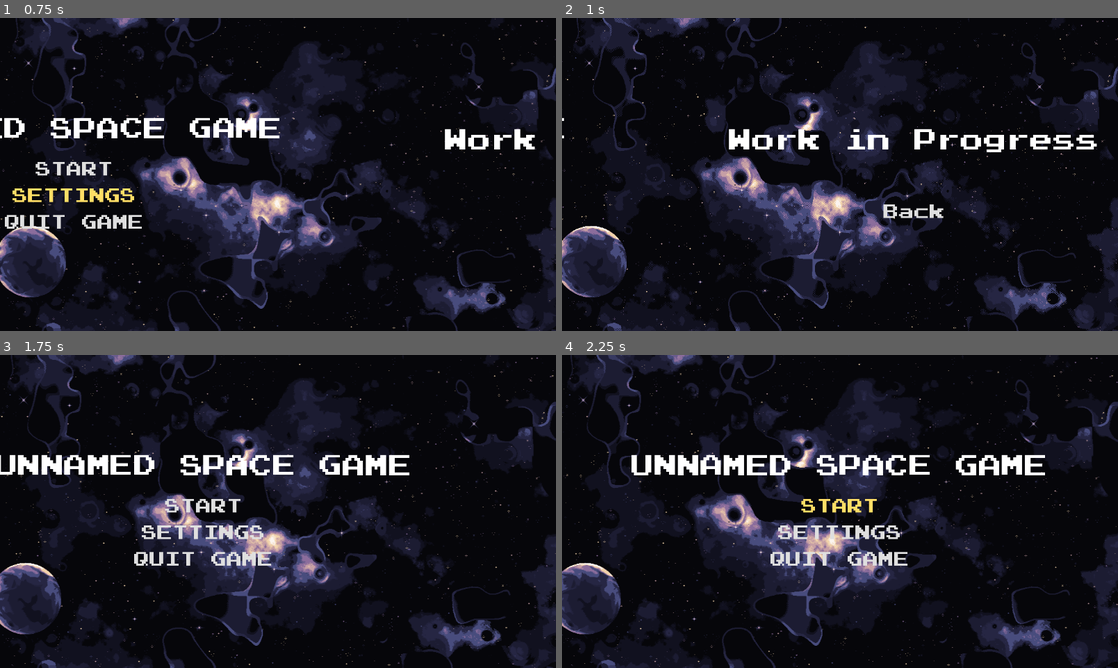
Above: before the commit, frames 1-4 (two rows, left to right).
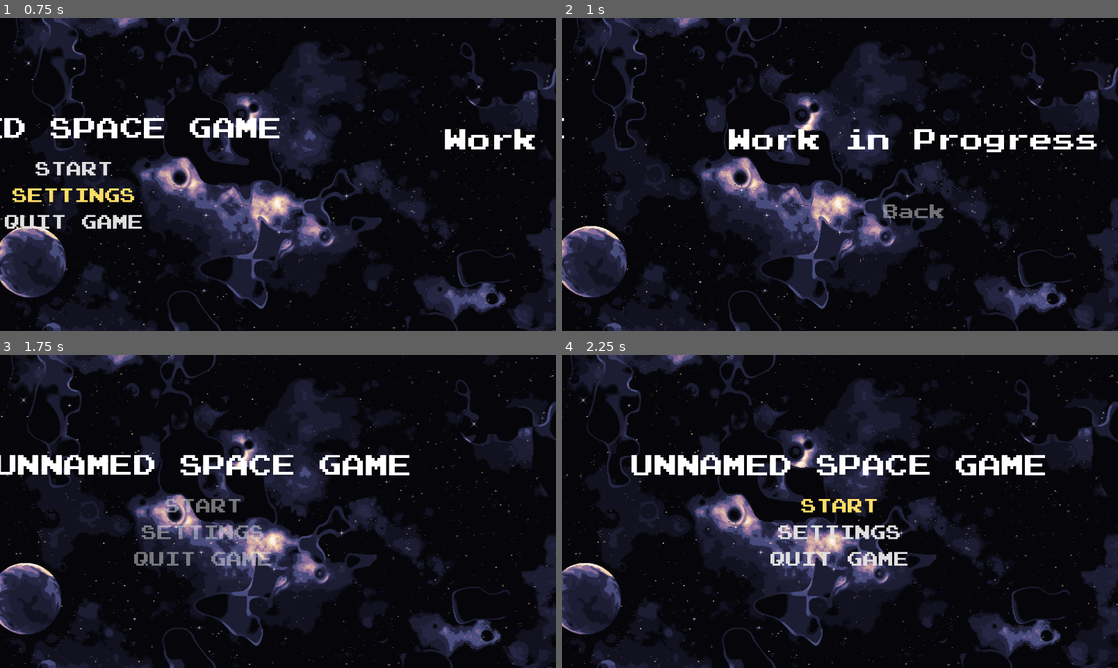
Above: after the commit, the same moments.

Repository: CS196Illinois/Group30-FA23
Game: Godot game, scene res://Scenes/menu.tscn
The game is run twice, just before and just after one commit, with the same random seed, the same clock (stepped at 60 frames per second) and the same inputs.
Inputs:
- Up to frame 1 (0.75 s): click "SETTINGS" at 0.5 s
- Up to frame 2 (1 s): no input
- Up to frame 3 (1.75 s): click "Back" at 1.25 s
- Up to frame 4 (2.25 s): click "START" at 2 s

Frame 1 is identical in both runs. In frame 2, 0.3% of the frame differs, in the area x 57-69%, y 59-64%; in frame 3, 1.3%, in the area x 24-49%, y 46-68%; in frame 4, nothing differs.

Commit message:
Menu Updates
Bug-Fixes and Temporary SFX / BGM

Diff:
--- a/Project/Scenes/menu.tscn
+++ b/Project/Scenes/menu.tscn
@@ -1,10 +1,11 @@
-[gd_scene load_steps=10 format=3 uid="uid://cgb23c7lbjt27"]
+[gd_scene load_steps=11 format=3 uid="uid://cgb23c7lbjt27"]
 
 [ext_resource type="Script" path="res://Scripts/menuroot.gd" id="1_p8w5k"]
 [ext_resource type="FontFile" uid="uid://dmfk1ewsy5bpq" path="res://Resources/PressStart2P.ttf" id="1_py7nv"]
 [ext_resource type="Script" path="res://Scripts/background.gd" id="3_fkact"]
 [ext_resource type="Texture2D" uid="uid://bfuwuxxos1u7o" path="res://Resources/menubackground.png" id="3_mmmgp"]
 [ext_resource type="AudioStream" uid="uid://bqkfvlw7vdf8c" path="res://Resources/button-124476.mp3" id="4_50l2j"]
+[ext_resource type="AudioStream" uid="uid://bkosfatqxpobs" path="res://Resources/05 - ziki_7 - Lunatic Red Eyes.mp3" id="6_cqviq"]
 
 [sub_resource type="StyleBoxEmpty" id="StyleBoxEmpty_t8dlw"]
 
@@ -101,6 +102,62 @@
 theme_override_styles/disabled = SubResource("StyleBoxEmpty_uprb6")
 theme_override_styles/focus = SubResource("StyleBoxEmpty_uprb6")
 text = "QUIT GAME"
+
+[node name="confirmation" type="CenterContainer" parent="menuroot/mainmenu"]
+visible = false
+layout_mode = 2
+
+[node name="vertical" type="VBoxContainer" parent="menuroot/mainmenu/confirmation"]
+layout_mode = 2
+
+[node name="label" type="RichTextLabel" parent="menuroot/mainmenu/confirmation/vertical"]
+layout_mode = 2
+theme_override_fonts/normal_font = ExtResource("1_py7nv")
+theme_override_font_sizes/normal_font_size = 48
+bbcode_enabled = true
+text = "[shake]ARE YOU SURE?"
+fit_content = true
+autowrap_mode = 0
+
+[node name="HSeparator" type="HSeparator" parent="menuroot/mainmenu/confirmation/vertical"]
+modulate = Color(1, 1, 1, 0)
+custom_minimum_size = Vector2(0, 100)
+layout_mode = 2
+
+[node name="horizontal" type="HBoxContainer" parent="menuroot/mainmenu/confirmation/vertical"]
+layout_mode = 2
+size_flags_horizontal = 4
+
+[node name="yes" type="Button" parent="menuroot/mainmenu/confirmation/vertical/horizontal"]
+layout_mode = 2
+theme_override_colors/font_pressed_color = Color(0.701961, 0.917647, 1, 1)
+theme_override_colors/font_hover_color = Color(1, 0.870588, 0.4, 1)
+theme_override_fonts/font = ExtResource("1_py7nv")
+theme_override_font_sizes/font_size = 32
+theme_override_styles/normal = SubResource("StyleBoxEmpty_t8dlw")
+theme_override_styles/hover = SubResource("StyleBoxEmpty_t8dlw")
+theme_override_styles/pressed = SubResource("StyleBoxEmpty_t8dlw")
+theme_override_styles/disabled = SubResource("StyleBoxEmpty_t8dlw")
+theme_override_styles/focus = SubResource("StyleBoxEmpty_t8dlw")
+text = "YES"
+
+[node name="VSeparator" type="VSeparator" parent="menuroot/mainmenu/confirmation/vertical/horizontal"]
+modulate = Color(1, 1, 1, 0)
+custom_minimum_size = Vector2(75, 0)
+layout_mode = 2
+
+[node name="no" type="Button" parent="menuroot/mainmenu/confirmation/vertical/horizontal"]
+layout_mode = 2
+theme_override_colors/font_pressed_color = Color(0.701961, 0.917647, 1, 1)
+theme_override_colors/font_hover_color = Color(1, 0.870588, 0.4, 1)
+theme_override_fonts/font = ExtResource("1_py7nv")
+theme_override_font_sizes/font_size = 32
+theme_override_styles/normal = SubResource("StyleBoxEmpty_t8dlw")
+theme_override_styles/hover = SubResource("StyleBoxEmpty_t8dlw")
+theme_override_styles/pressed = SubResource("StyleBoxEmpty_t8dlw")
+theme_override_styles/disabled = SubResource("StyleBoxEmpty_t8dlw")
+theme_override_styles/focus = SubResource("StyleBoxEmpty_t8dlw")
+text = "NO"
 
 [node name="settingsmenu" type="MarginContainer" parent="menuroot"]
 layout_mode = 1
@@ -155,7 +212,12 @@
 [node name="click" type="AudioStreamPlayer" parent="."]
 stream = ExtResource("4_50l2j")
 
+[node name="menubgm" type="AudioStreamPlayer" parent="."]
+stream = ExtResource("6_cqviq")
+
 [connection signal="pressed" from="menuroot/mainmenu/center/vertical/start" to="menuroot" method="_on_start_pressed"]
 [connection signal="pressed" from="menuroot/mainmenu/center/vertical/settings" to="menuroot" method="_on_settings_pressed"]
 [connection signal="pressed" from="menuroot/mainmenu/center/vertical/exit" to="menuroot" method="_on_exit_pressed"]
+[connection signal="pressed" from="menuroot/mainmenu/confirmation/vertical/horizontal/yes" to="menuroot" method="_on_yes_pressed"]
+[connection signal="pressed" from="menuroot/mainmenu/confirmation/vertical/horizontal/no" to="menuroot" method="_on_no_pressed"]
 [connection signal="pressed" from="menuroot/settingsmenu/center/vertical/back" to="menuroot" method="_on_back_pressed"]
--- a/Project/Scripts/menuroot.gd
+++ b/Project/Scripts/menuroot.gd
@@ -11,11 +11,22 @@
 	menu_origin_position = Vector2(0, 0)
 	menu_origin_size = get_viewport_rect().size
 	current_menu = main_menu
+	menu_bgm.play()
 
+func _process(delta):
+	if (menu_bgm.playing == false):
+		menu_bgm.play()
 
 @onready var main_menu = $mainmenu
 @onready var settings_menu = $settingsmenu
+@onready var back_button = $settingsmenu/center/vertical/back
+@onready var start_button = $mainmenu/center/vertical/start
+@onready var settings_button = $mainmenu/center/vertical/settings
+@onready var exit_button = $mainmenu/center/vertical/exit
+@onready var central = $mainmenu/center
+@onready var confirmation = $mainmenu/confirmation
 @onready var click = get_parent().get_node("click")
+@onready var menu_bgm = get_parent().get_node("menubgm")
 
 func move_to_next_menu(next_menu_id: String):
 	var next_menu = get_menu_from_id(next_menu_id)
@@ -24,7 +35,6 @@
 	tween.parallel().tween_property(current_menu, "global_position", Vector2(-menu_origin_size.x, 0), menu_transition_time)
 	menu_stack.append(current_menu)
 	current_menu = next_menu
-
 
 func move_to_prev_menu():
 	var previous_menu = menu_stack.pop_back()
@@ -43,20 +53,38 @@
 		_:
 			return main_menu
 
-
 func _on_exit_pressed():
 	click.play()
-	get_tree().quit()
-
+	central.visible = false
+	confirmation.visible = true
 
 func _on_settings_pressed():
 	click.play()
+	back_button.disabled = true
 	move_to_next_menu("settings_menu")
-
+	await get_tree().create_timer(0.65).timeout
+	back_button.disabled = false
 
 func _on_back_pressed():
 	click.play()
+	start_button.disabled = true
+	settings_button.disabled = true
+	exit_button.disabled = true
 	move_to_prev_menu()
+	await get_tree().create_timer(0.65).timeout
+	start_button.disabled = false
+	settings_button.disabled = false
+	exit_button.disabled = false
 
 func _on_start_pressed():
 	click.play()
+
+func _on_yes_pressed():
+	click.play()
+	await get_tree().create_timer(0.6).timeout
+	get_tree().quit()
+
+func _on_no_pressed():
+	click.play()
+	central.visible = true
+	confirmation.visible = false
Not shown, added: Project/Resources/05 - ziki_7 - Lunatic Red Eyes.mp3.import
Not shown, added: Project/Resources/05 - ziki_7 - Lunatic Red Eyes.mp3
